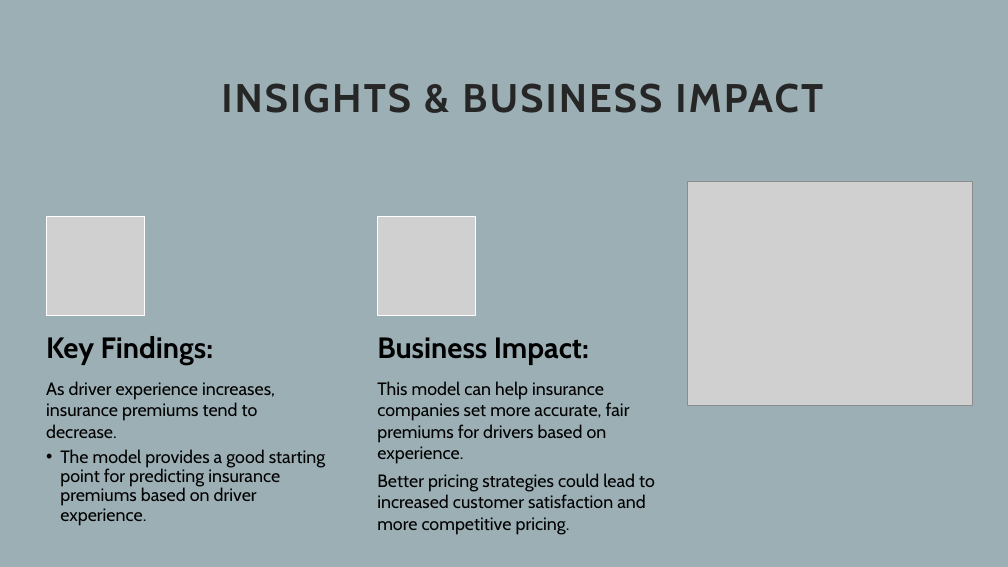
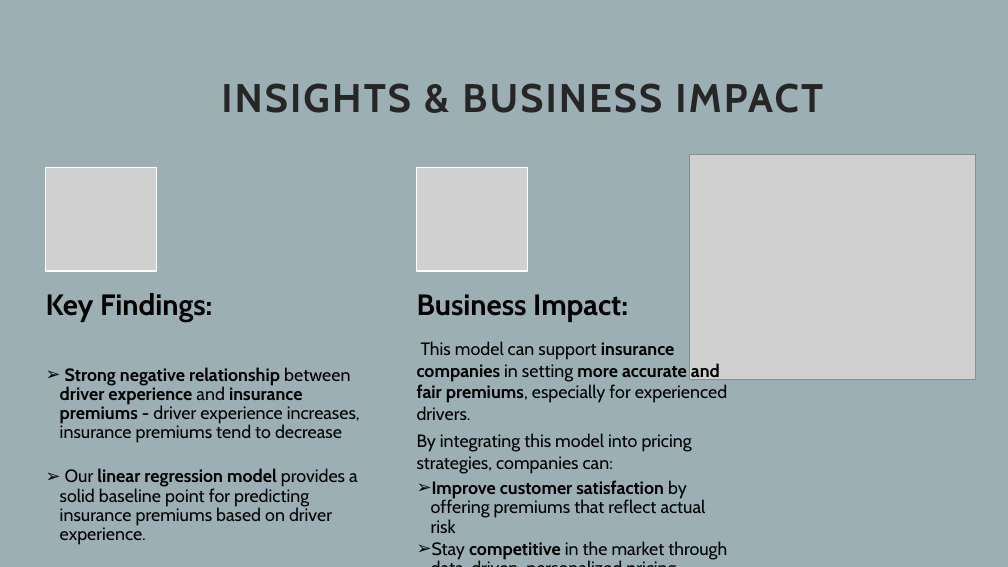
Before and after one commit to Yan1702/IOD17Feb, a slide deck: slide 11 of MiniProject1/MiniProject1_Presentation.pptx. Drawn at 1008x567 pixels with LibreOffice and Linux fonts; fonts in the diff are those of the drawing; grey boxes stand for pictures. Boxes give left, top, right and bottom in pixels: in the first picture for what was removed or moved away, otherwise in the second. Text is boxed around its words. In the diff, an @@ line names an element or a change of style, - is before the commit and + after.

```diff
--- a/MiniProject1/MiniProject1_Presentation.pptx
+++ b/MiniProject1/MiniProject1_Presentation.pptx
@@ picture added at [45,167,156,271] @@
@@ picture added at [417,167,527,271] @@
@@ picture: place and size @@
-picture at [687,181,973,406]
+picture at [690,155,975,380]
@@ picture removed at [46,217,144,315] @@
@@ picture removed at [377,217,476,315] @@
@@ text "Key Findings:": place and size @@
-text "Key Findings:" at [46,336,213,365]
+text "Key Findings:" at [46,293,212,322]
@@ text "Business Impact:": place and size @@
-text "Business Impact:" at [377,337,589,365]
+text "Business Impact:" at [417,294,628,322]
@@ text at [417,341,727,560]: text changed @@
-This model can help insurance companies set more accurate, fair premiums for drivers based on experience.
-Better pricing strategies could lead to increased customer satisfaction and more competitive pricing.
+This model can support insurance companies in setting more accurate and fair premiums, especially for experienced drivers.
+By integrating this model into pricing strategies, companies can:
+  ➢ Improve customer satisfaction by offering premiums that reflect actual risk
+  ➢ Stay competitive in the market through data-driven, personalized pricing
@@ text at [60,367,360,545]: text changed @@
-As driver experience increases, insurance premiums tend to decrease.
-  • The model provides a good starting point for predicting insurance premiums based on driver experience.
+  ➢ Strong negative relationship between driver experience and insurance premiums - driver experience increases, insurance premiums tend to decrease
+  ➢ Our linear regression model provides a solid baseline point for predicting insurance premiums based on driver experience.
```
Also in this commit, not shown: 8 other slides changed, 1 other file.
